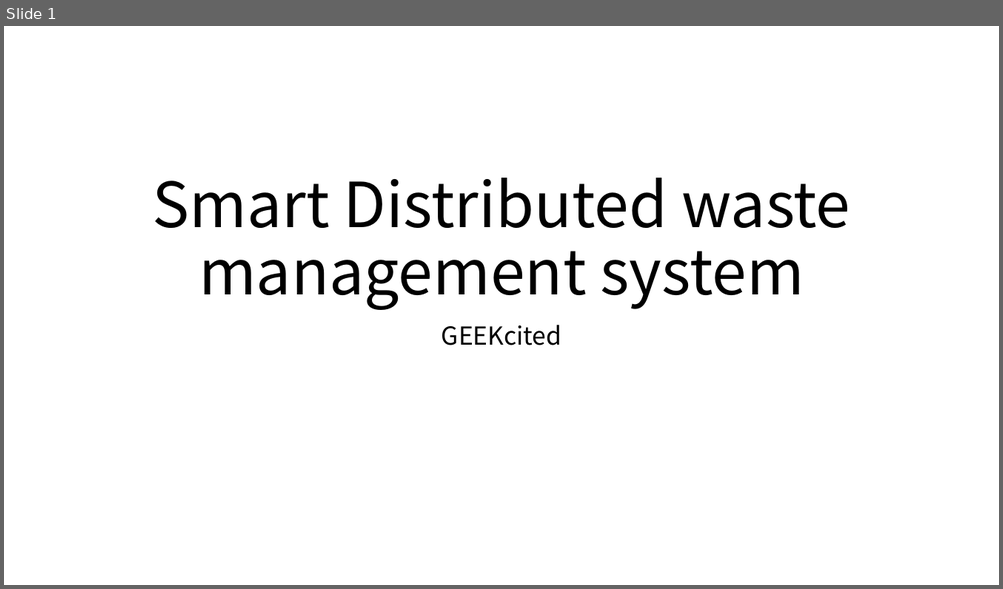
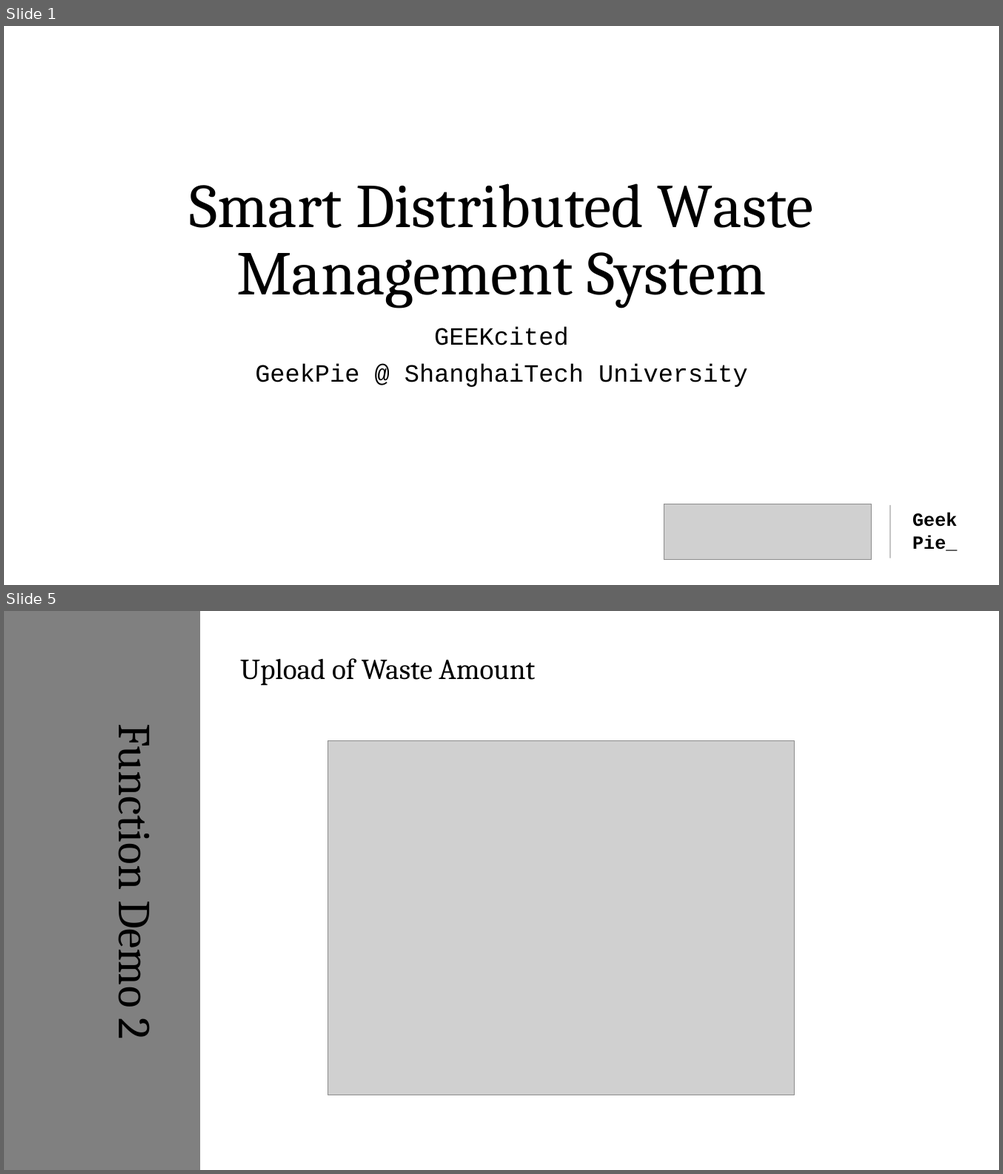
Before and after one commit to maverick117/hackathon2016, a slide deck: Smart Distributed waste management system.pptx. Shown one above the other, each under a label of ours: slide 1 before the commit, slides 1 and 5 after it; the slides between them are not shown. The pictures are 1003x589 and 1003x1174 pixels, drawn with LibreOffice and Linux fonts; fonts in the diff are those of the drawing; grey boxes stand for pictures. Boxes give left, top, right and bottom in pixels: in the first picture for what was removed or moved away, otherwise in the second. Text is boxed around its words. In the diff, an @@ line names an element or a change of style, - is before the commit and + after.

```diff
--- a/Smart Distributed waste management system.pptx
+++ b/Smart Distributed waste management system.pptx
@@ slide 5 added at (4,611,999,1170), background #FFFFFF @@
@@ rectangle added at (4,611,202,1170), fill #808080, outline #FFFFFF 1.5 pt @@
@@ text added at (240,658,535,686), 28 pt, text #000000 @@
+Upload of Waste Amount
@@ text added at (108,740,167,1038), 44 pt, text #000000 @@
+Function Demo 2
@@ picture added at (328,741,794,1095) @@
@@ slide 1 changed as well @@
@@ title at (189,184,814,308): text changed; font Noto Sans CJK SC to Cambria @@
-Smart Distributed waste management system
+Smart Distributed Waste Management System
@@ subtitle at (434,326,569,346): font Noto Sans CJK SC to Courier New in "GEEKcited" @@
@@ subtitle at (255,363,748,387): paragraph added @@
+GeekPie @ ShanghaiTech University
@@ picture added at (663,504,871,560) @@
@@ line added from (891, 506) to (891, 559), #000000 0.5 pt @@
@@ text added at (912,513,956,551), 18 pt, text #000000, bold @@
+Geek
+Pie_
```
Also in this commit, not shown: 3 other slides changed, 6 other slides added, 7 slides removed.
